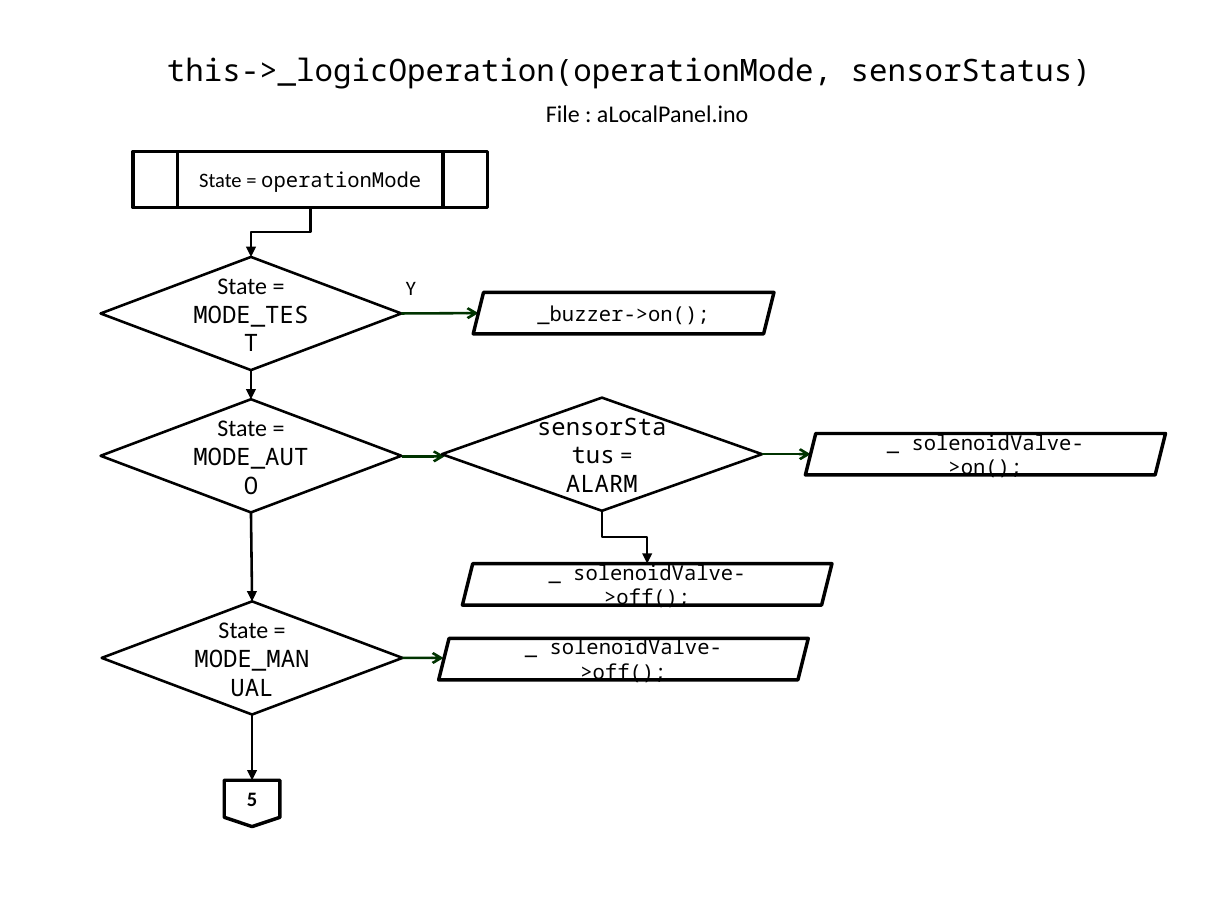
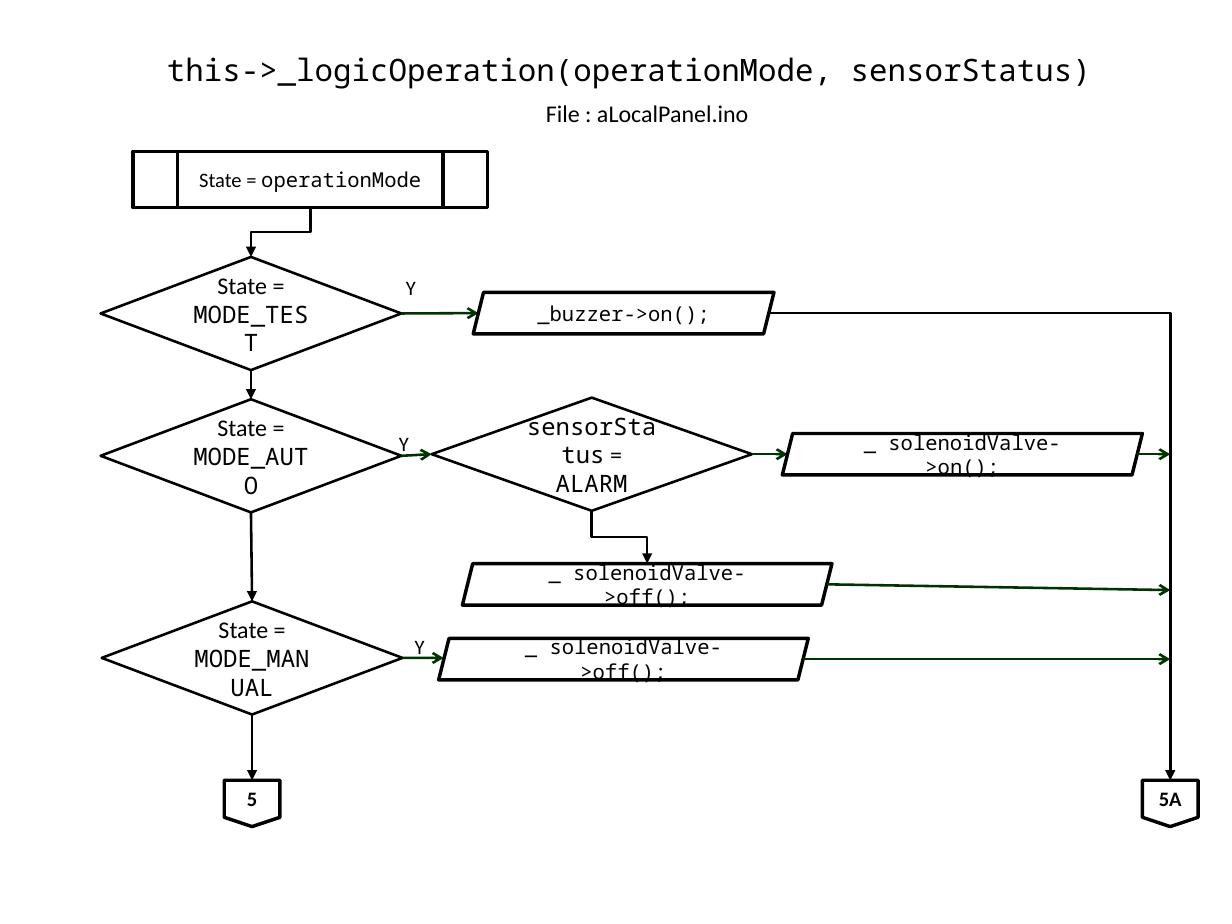
Before and after one commit to slametsampon/WFPS, a slide deck: slide 12 of resources/WFPS.pptx. Drawn at 1232x924 pixels with LibreOffice and Linux fonts; fonts in the diff are those of the drawing; background and template pictures are left out. Boxes give left, top, right and bottom in pixels: in the first picture for what was removed or moved away, otherwise in the second. Text is boxed around its words. In the diff, an @@ line names an element or a change of style, - is before the commit and + after.

```diff
--- a/resources/WFPS.pptx
+++ b/resources/WFPS.pptx
@@ elbow arrow added from (769, 313) to (1170, 780), #000000 1.5 pt @@
@@ diamond "sensorStatus = ALARM": place and size @@
-diamond "sensorStatus = ALARM" at (442,398,763,511)
+diamond "sensorStatus = ALARM" at (431,398,752,511)
@@ text added at (399,438,409,457), 12 pt, text #000000 @@
+Y
@@ parallelogram "_ solenoidValve- >on();": place and size @@
-parallelogram "_ solenoidValve- >on();" at (806,434,1165,476)
+parallelogram "_ solenoidValve- >on();" at (782,434,1142,476)
@@ arrow moved from (403, 456) - (445, 456) to (402, 456) - (431, 455) @@
@@ arrow moved from (763, 455) - (811, 455) to (752, 455) - (787, 455) @@
@@ arrow added from (1137, 455) to (1170, 455), #003300 1.5 pt @@
@@ elbow arrow moved from (602, 511) - (647, 563) to (591, 511) - (647, 563) @@
@@ arrow added from (827, 584) to (1170, 590), #003300 1.5 pt @@
@@ text added at (415,641,425,659), 12 pt, text #000000 @@
+Y
@@ arrow added from (803, 659) to (1170, 659), #003300 1.5 pt @@
@@ flow chart offpage connector added at (1142,780,1198,827), outline #000000 2 pt, 12 pt, text #000000, bold @@
+5A
```
Also in this commit, not shown: 14 other slides changed.
